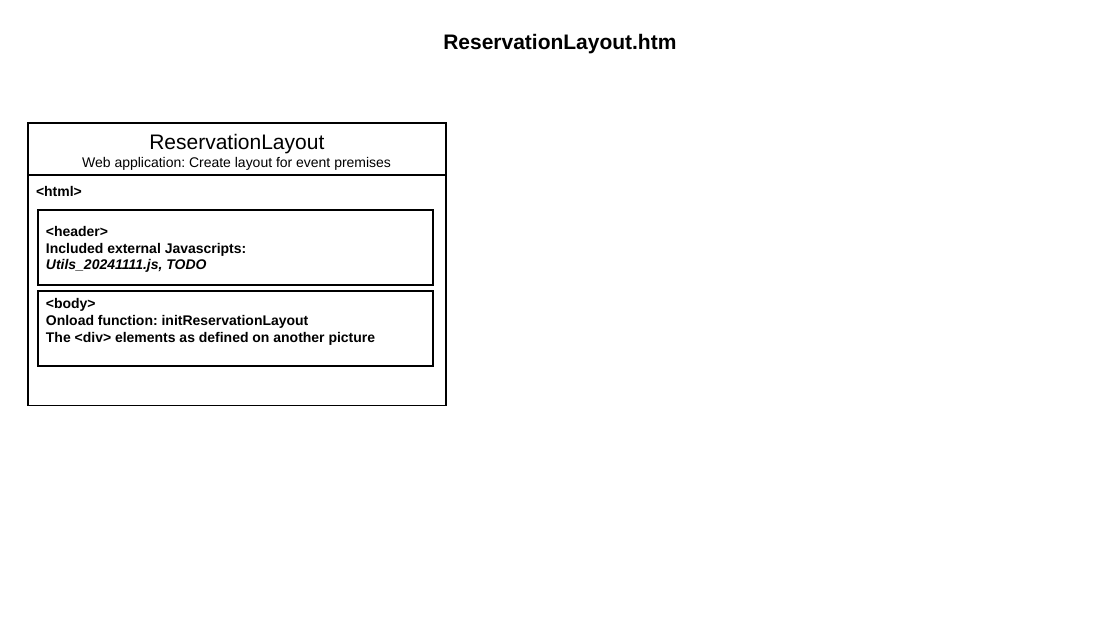
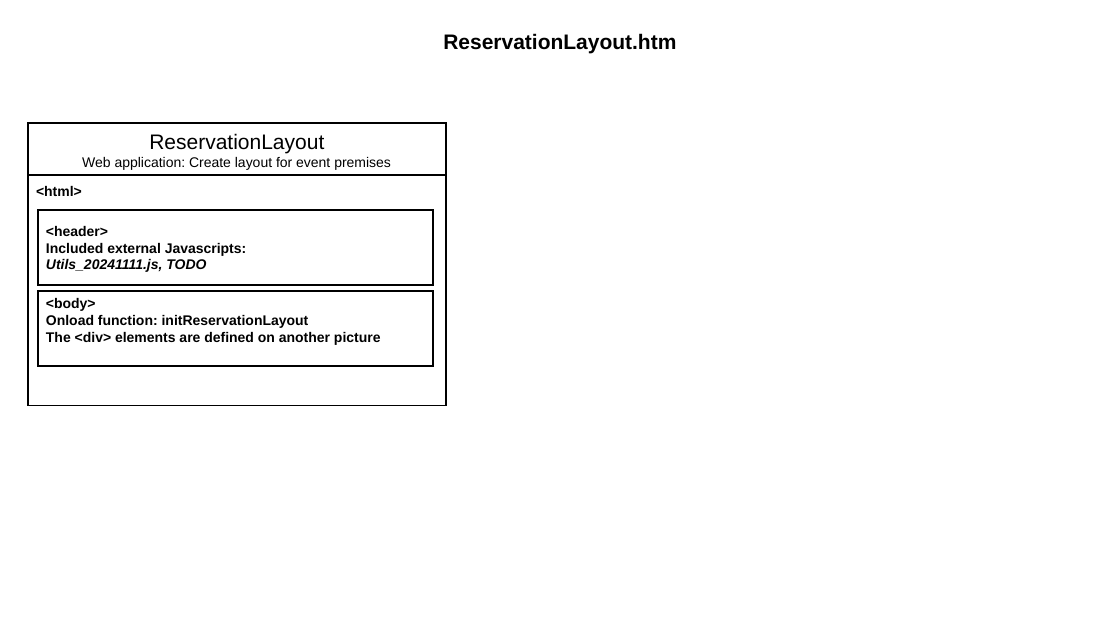
Before and after one commit to JazzLiveAarau/WwwReservationLayout, a slide deck: slide 17 of Description/ReservationLayout.pptx (slide 12 before the commit). Drawn at 1120x630 pixels with LibreOffice and Linux fonts; fonts in the diff are those of the drawing. Boxes give left, top, right and bottom in pixels: in the first picture for what was removed or moved away, otherwise in the second. Text is boxed around its words. In the diff, an @@ line names an element or a change of style, - is before the commit and + after.

```diff
--- a/Description/ReservationLayout.pptx
+++ b/Description/ReservationLayout.pptx
@@ text in rectangle at bbox=[46, 332, 381, 345]: text changed @@
-The <div> elements as defined on another picture
+The <div> elements are defined on another picture
```
Also in this commit, not shown: 2 other slides changed, 8 slides added, 4 slides removed, 6 other files.
